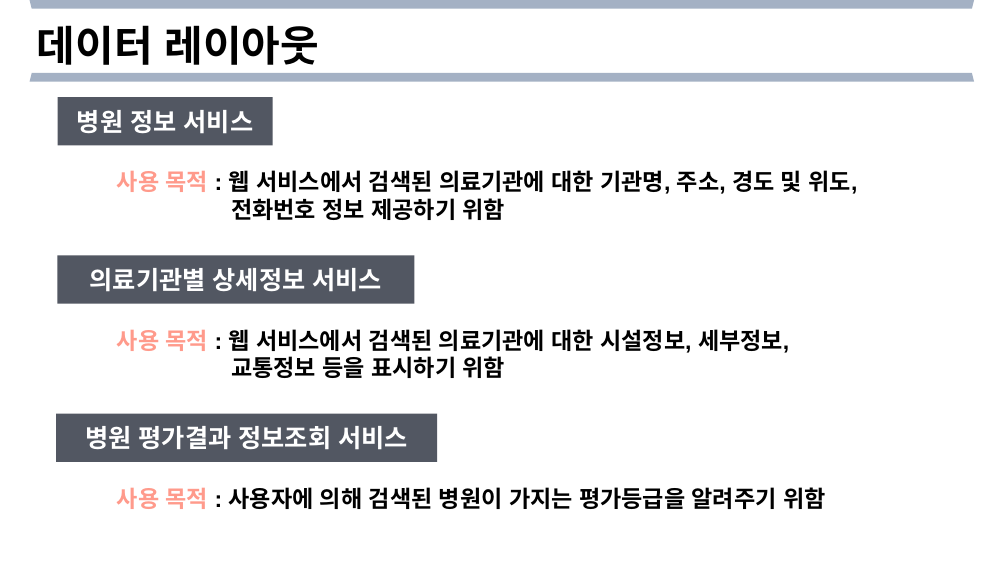
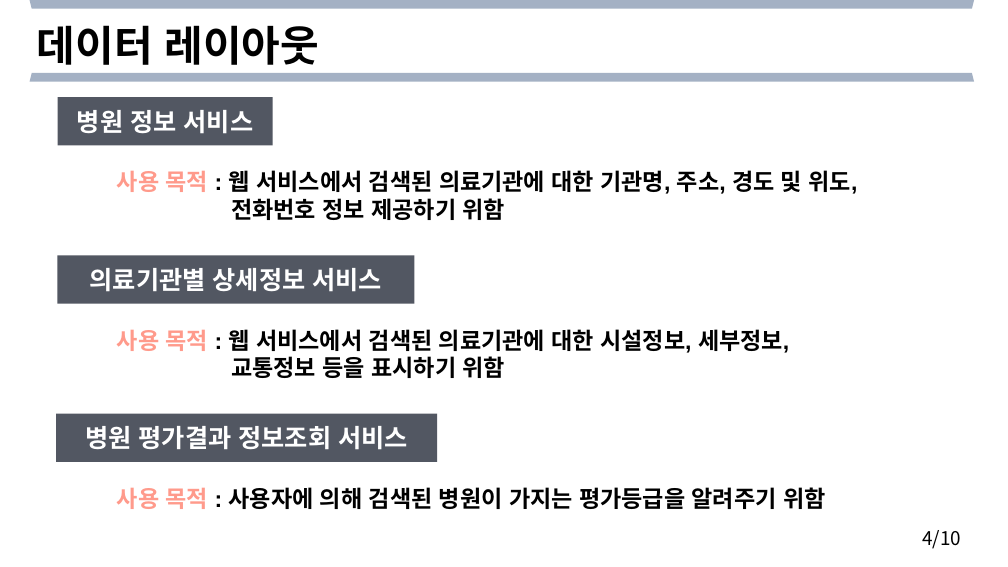
Before and after one commit to Helloworldist/MediWeb, a slide deck: slide 4 of ppt/4주차 발표_3조.pptx. Drawn at 1008x567 pixels with LibreOffice and Linux fonts; fonts in the diff are those of the drawing. Boxes give left, top, right and bottom in pixels: in the first picture for what was removed or moved away, otherwise in the second. Text is boxed around its words. In the diff, an @@ line names an element or a change of style, - is before the commit and + after.

```diff
--- a/ppt/4주차 발표_3조.pptx
+++ b/ppt/4주차 발표_3조.pptx
@@ text added at (x1=922, y1=530, x2=961, y2=549), 18 pt, text #000000 @@
+4/10
```
Also in this commit, not shown: 8 other slides changed, 1 slide removed.
